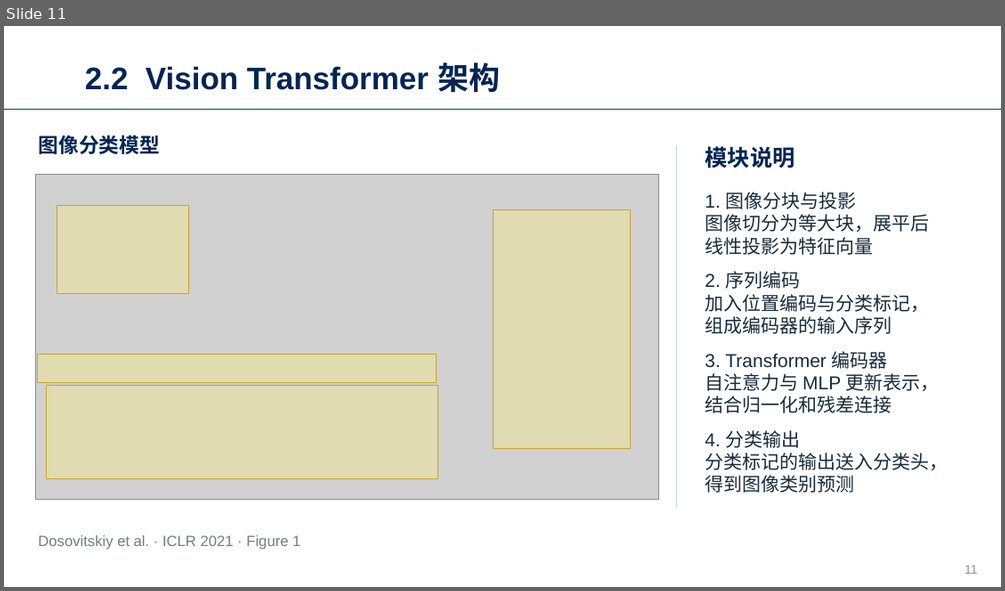
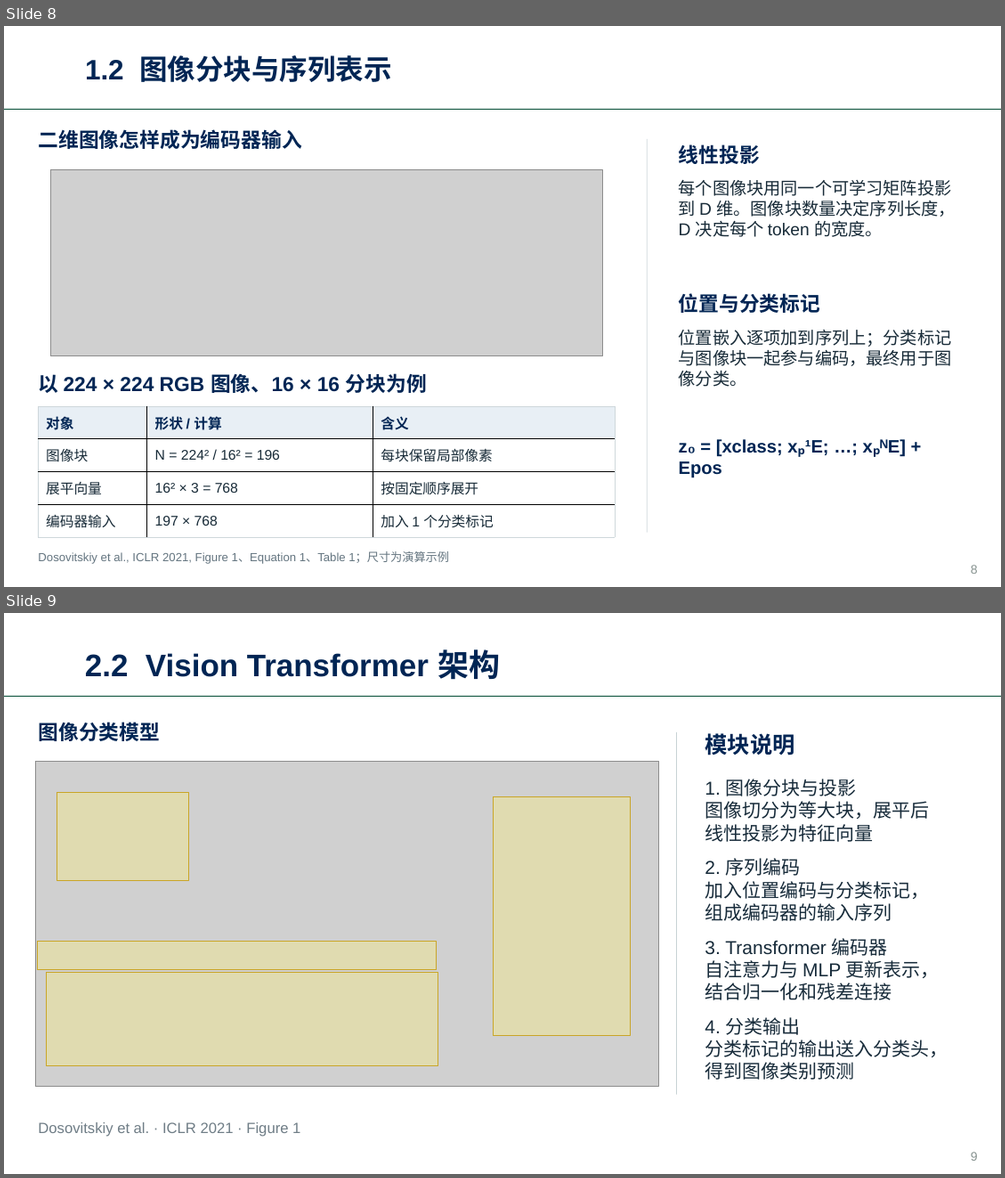
Before and after one commit to haodijia/whu-ppt-skill, a slide deck: assets/whu-template.pptx. Shown one above the other, each under a label of ours: slide 11 before the commit, slides 8 and 9 after it. The pictures are 1005x591 and 1005x1178 pixels, drawn with LibreOffice and Linux fonts; fonts in the diff are those of the drawing; grey boxes stand for pictures; background and template pictures are left out. Boxes give left, top, right and bottom in pixels: in the first picture for what was removed or moved away, otherwise in the second. Text is boxed around its words. In the diff, an @@ line names an element or a change of style, - is before the commit and + after.

```diff
--- a/assets/whu-template.pptx
+++ b/assets/whu-template.pptx
@@ slide 8 added at box(4, 26, 1001, 587), background #FFFFFF; not listed: 1 template element that a slide beside it also shows @@
@@ text added at box(85, 55, 392, 82), 27 pt, text #002554, bold @@
+1.2 图像分块与序列表示
@@ text added at box(38, 129, 301, 149), 19.5 pt, text #002554, bold @@
+二维图像怎样成为编码器输入
@@ rectangle added at box(647, 139, 647, 532), fill #CED7DB @@
@@ text added at box(679, 144, 760, 164), 19.5 pt, text #002554, bold @@
+线性投影
@@ picture added at box(50, 169, 602, 356) @@
@@ text added at box(679, 180, 955, 237), 16.5 pt, text #182B38 @@
+每个图像块用同一个可学习矩阵投影到 D 维。图像块数量决定序列长度，D 决定每个 token 的宽度。
@@ text added at box(679, 293, 821, 313), 19.5 pt, text #002554, bold @@
+位置与分类标记
@@ text added at box(679, 329, 952, 386), 16.5 pt, text #182B38 @@
+位置嵌入逐项加到序列上；分类标记与图像块一起参与编码，最终用于图像分类。
@@ text added at box(38, 373, 427, 393), 19.5 pt, text #002554, bold @@
+以 224 × 224 RGB 图像、16 × 16 分块为例
@@ table added at box(39, 406, 615, 537), 4 rows, 3 columns @@
+对象 | 形状 / 计算 | 含义
+图像块 | N = 224² / 16² = 196 | 每块保留局部像素
+展平向量 | 16² × 3 = 768 | 按固定顺序展开
+编码器输入 | 197 × 768 | 加入 1 个分类标记
@@ text added at box(679, 439, 783, 478), 17.2 pt, text #002554, bold @@
+z₀ = [xclass; xₚ¹E; …; xₚᴺE] + Epos
@@ text added at box(38, 551, 449, 564), 11.2 pt, text #647580 @@
+Dosovitskiy et al., ICLR 2021, Figure 1、Equation 1、Table 1；尺寸为演算示例
@@ page number added at box(971, 564, 978, 573), 12 pt, text #879390 @@
+8
@@ what was slide 11 is now slide 9 @@
@@ page number at box(971, 1151, 978, 1160): text changed @@
-11
+9
```
Also in this commit, not shown: 12 other slides added, 15 slides removed, 34 other files.
